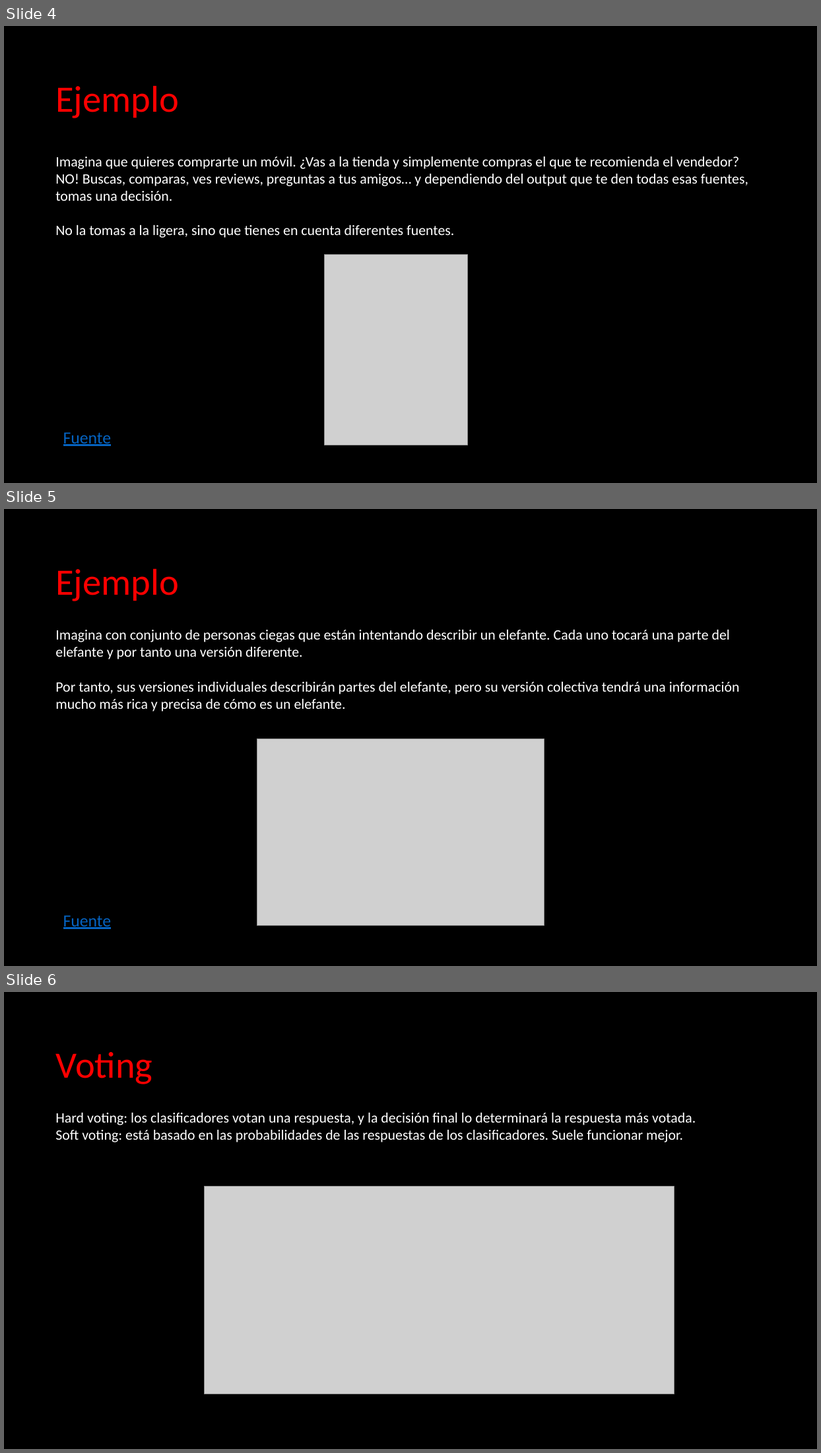
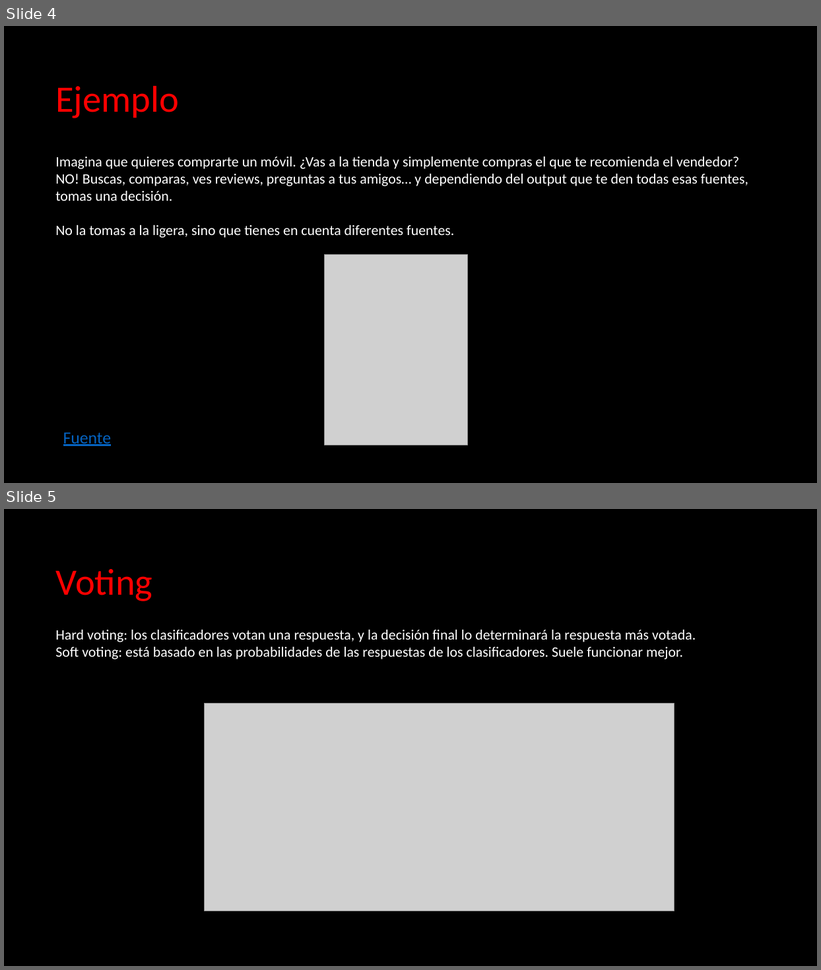
Before and after one commit to franciscocanon-thebridge/bootcamp_thebridge_PTSep20, a slide deck: Bloque 3 - Machine Learning/01_Supervisado/9-Ensemble/ML - Ensembling.pptx. Shown one above the other, each under a label of ours: slides 4, 5 and 6 before the commit, slides 4 and 5 after it. The pictures are 821x1453 and 821x970 pixels, drawn with LibreOffice and Linux fonts; fonts in the diff are those of the drawing; grey boxes stand for pictures. Boxes give left, top, right and bottom in pixels: in the first picture for what was removed or moved away, otherwise in the second. Text is boxed around its words. In the diff, an @@ line names an element or a change of style, - is before the commit and + after.

```diff
--- a/Bloque 3 - Machine Learning/01_Supervisado/9-Ensemble/ML - Ensembling.pptx
+++ b/Bloque 3 - Machine Learning/01_Supervisado/9-Ensemble/ML - Ensembling.pptx
@@ slide 5 removed at (x1=4, y1=509, x2=817, y2=966), background #000000 @@
@@ title removed at (x1=55, y1=568, x2=178, y2=601) @@
-Ejemplo
@@ text removed at (x1=55, y1=630, x2=740, y2=712) @@
-Imagina con conjunto de personas ciegas que están intentando describir un elefante. Cada uno tocará una parte del elefante y por tanto una versión diferente.
-Por tanto, sus versiones individuales describirán partes del elefante, pero su versión colectiva tendrá una información mucho más rica y precisa de cómo es un elefante.
@@ picture removed at (x1=257, y1=739, x2=544, y2=926) @@
@@ text removed at (x1=63, y1=916, x2=111, y2=929) @@
-Fuente
@@ what was slide 6 is now slide 5 @@
```
Also in this commit, not shown: 3 slides changed, 5 other files.
